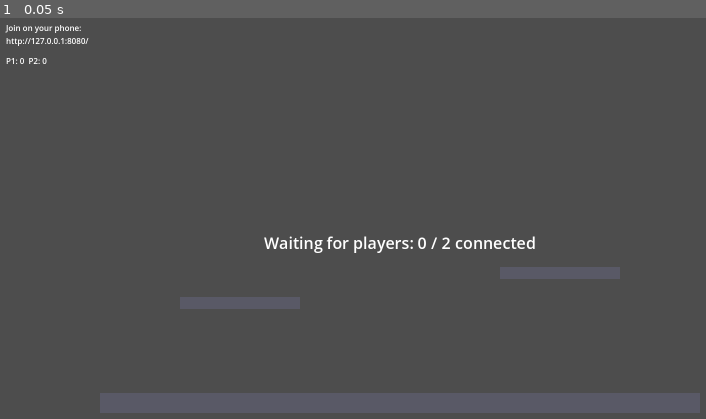
Above: before the commit, frame 1.
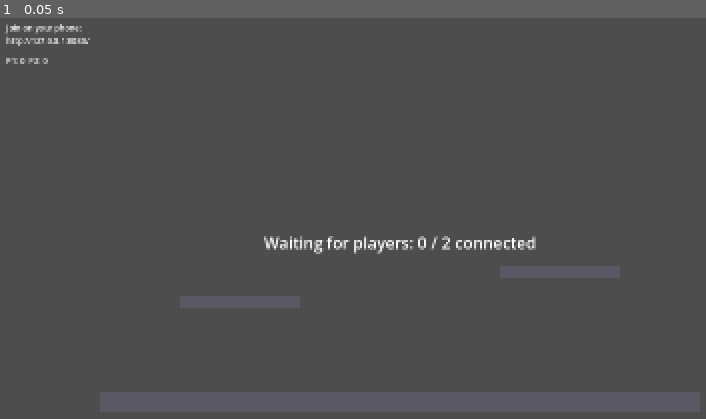
Above: after the commit, the same moment.

Repository: tkneeland/pickfight
Game: Godot game, scene res://scenes/Main.tscn
Two runs of this game, one before a commit and one after it. Both use one fixed random seed, a clock stepped at 60 frames per second and the inputs below.
Inputs:
- Up to frame 1 (0.05 s): no input

The runs differ from the first frame. In frame 1, 1.4% of the frame differs, in the area x 0-100%, y 1-99%.

Commit message:
Launch the game window maximized to fill the laptop screen
Content stays at its 1600x900 logical resolution (canvas_items stretch,
aspect kept) so camera/kill-zone/spawn math is unaffected -- it's just
scaled up to fill whatever screen it opens on, rather than a fixed
1600x900 window.

Co-Authored-By: Claude Sonnet 5 <noreply@anthropic.com>

Diff:
--- a/project.godot
+++ b/project.godot
@@ -18,6 +18,9 @@
 
 window/size/viewport_width=1600
 window/size/viewport_height=900
+window/size/mode=2
+window/stretch/mode="canvas_items"
+window/stretch/aspect="keep"
 
 [rendering]
 
